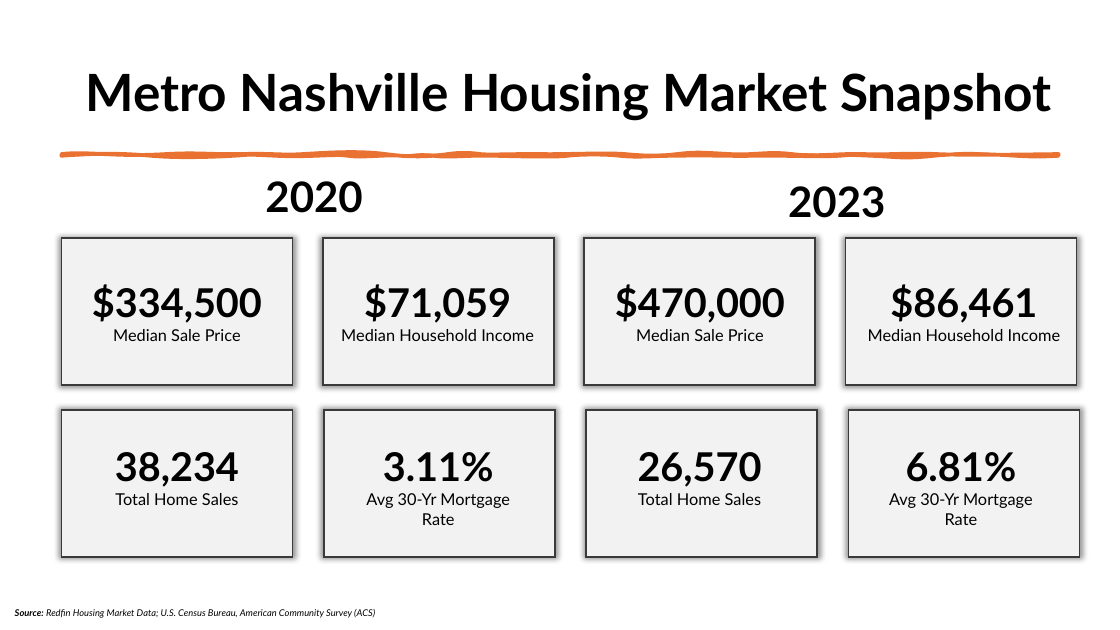
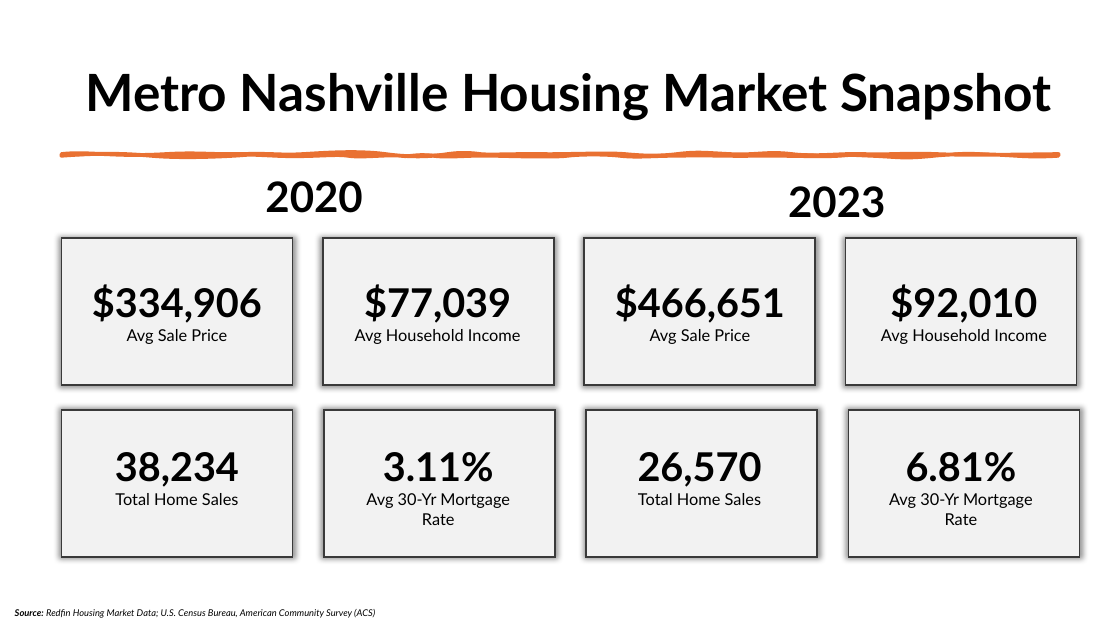
Before and after one commit to lukemgaff/Capstone-Project, a slide deck: slide 5 of Capstone(Nashville Housing).pptx. Drawn at 1120x630 pixels with LibreOffice and Linux fonts; fonts in the diff are those of the drawing. Boxes give left, top, right and bottom in pixels: in the first picture for what was removed or moved away, otherwise in the second. Text is boxed around its words. In the diff, an @@ line names an element or a change of style, - is before the commit and + after.

```diff
--- a/Capstone(Nashville Housing).pptx
+++ b/Capstone(Nashville Housing).pptx
@@ text at [92,284,262,344]: text changed @@
-$334,500
-Median Sale Price
+$334,906
+Avg Sale Price
@@ text at [355,284,521,344]: text changed @@
-$71,059
-Median Household Income
+$77,039
+Avg Household Income
@@ text at [615,284,785,344]: text changed @@
-$470,000
-Median Sale Price
+$466,651
+Avg Sale Price
@@ text at [881,329,1047,344]: text changed @@
-$86,461
-Median Household Income
+$92,010
+Avg Household Income
```
Also in this commit, not shown: 5 other files.
